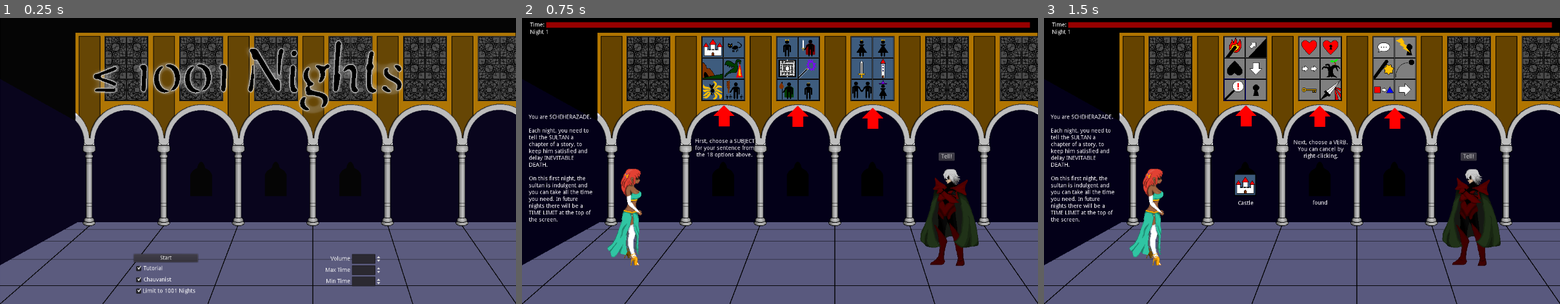
Above: before the commit, frames 1-3 (left to right).
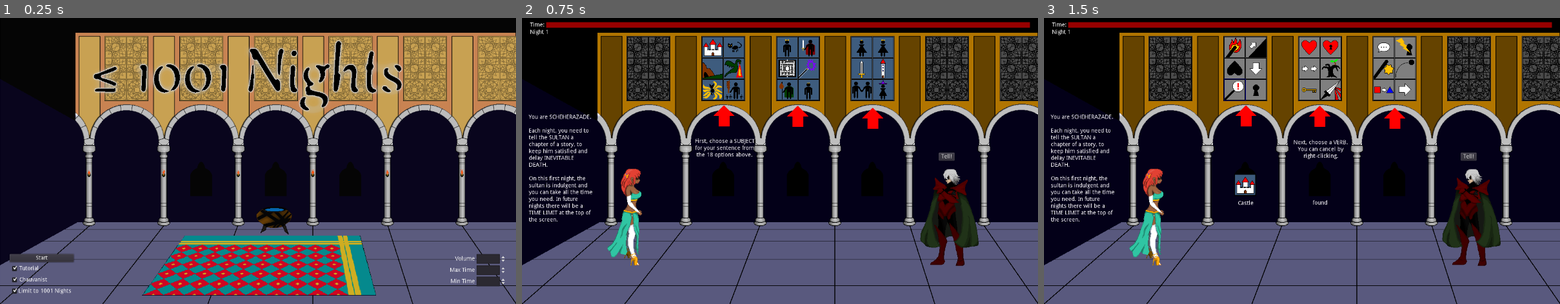
Above: after the commit, the same moments.

Repository: alpacanumerals/LD50
Game: Godot game, scene res://TitleScreen.tscn
Two runs of this game, one before a commit and one after it. Both use one fixed random seed, a clock stepped at 60 frames per second and the inputs below.
Inputs (mouse positions are in pixels of both pictures, inside the frame that each line leads up to):
- Up to frame 1 (0.25 s): no input
- Up to frame 2 (0.75 s): click "Start" at 0.5 s
- Up to frame 3 (1.5 s): tap Enter at 1.25 s; drag from (1234, 46) to (1245, 183) at 1.27 s

The runs differ from the first frame. In frame 1, 31% of the frame differs, in the area x 1-100%, y 5-98%; in frame 2, nothing differs; in frame 3, nothing differs.

Commit message:
fire and water anims on title

Diff:
--- a/TitleScreen.tscn
+++ b/TitleScreen.tscn
@@ -1,10 +1,154 @@
-[gd_scene load_steps=6 format=2]
+[gd_scene load_steps=36 format=2]
 
 [ext_resource path="res://TitleScreen.gd" type="Script" id=1]
 [ext_resource path="res://assets/title.png" type="Texture" id=2]
-[ext_resource path="res://assets/chamber.png" type="Texture" id=3]
+[ext_resource path="res://assets/chamber-title.png" type="Texture" id=3]
 [ext_resource path="res://min_time_spin.gd" type="Script" id=4]
 [ext_resource path="res://max_time_spin.gd" type="Script" id=5]
+[ext_resource path="res://firesprite.gd" type="Script" id=6]
+[ext_resource path="res://assets/droplet.png" type="Texture" id=7]
+[ext_resource path="res://assets/Flame.png" type="Texture" id=8]
+
+[sub_resource type="AtlasTexture" id=1]
+flags = 4
+atlas = ExtResource( 7 )
+region = Rect2( 0, 0, 46, 48 )
+
+[sub_resource type="AtlasTexture" id=2]
+flags = 4
+atlas = ExtResource( 7 )
+region = Rect2( 46, 0, 46, 48 )
+
+[sub_resource type="AtlasTexture" id=3]
+flags = 4
+atlas = ExtResource( 7 )
+region = Rect2( 92, 0, 46, 48 )
+
+[sub_resource type="AtlasTexture" id=4]
+flags = 4
+atlas = ExtResource( 7 )
+region = Rect2( 138, 0, 46, 48 )
+
+[sub_resource type="AtlasTexture" id=5]
+flags = 4
+atlas = ExtResource( 7 )
+region = Rect2( 184, 0, 46, 48 )
+
+[sub_resource type="AtlasTexture" id=6]
+flags = 4
+atlas = ExtResource( 7 )
+region = Rect2( 230, 0, 46, 48 )
+
+[sub_resource type="AtlasTexture" id=7]
+flags = 4
+atlas = ExtResource( 7 )
+region = Rect2( 276, 0, 46, 48 )
+
+[sub_resource type="AtlasTexture" id=8]
+flags = 4
+atlas = ExtResource( 7 )
+region = Rect2( 322, 0, 46, 48 )
+
+[sub_resource type="AtlasTexture" id=9]
+flags = 4
+atlas = ExtResource( 7 )
+region = Rect2( 368, 0, 46, 48 )
+
+[sub_resource type="AtlasTexture" id=10]
+flags = 4
+atlas = ExtResource( 7 )
+region = Rect2( 414, 0, 46, 48 )
+
+[sub_resource type="SpriteFrames" id=11]
+animations = [ {
+"frames": [ SubResource( 1 ), SubResource( 2 ), SubResource( 3 ), SubResource( 4 ), SubResource( 5 ), SubResource( 6 ), SubResource( 7 ), SubResource( 8 ), SubResource( 9 ), SubResource( 10 ), SubResource( 10 ), SubResource( 10 ), SubResource( 10 ), SubResource( 10 ), SubResource( 10 ), SubResource( 10 ), SubResource( 10 ), SubResource( 10 ), SubResource( 10 ), SubResource( 10 ), SubResource( 10 ), SubResource( 10 ), SubResource( 10 ), SubResource( 10 ), SubResource( 10 ), SubResource( 10 ), SubResource( 10 ), SubResource( 10 ), SubResource( 10 ), SubResource( 10 ), SubResource( 10 ), SubResource( 10 ), SubResource( 10 ), SubResource( 10 ), SubResource( 10 ), SubResource( 10 ), SubResource( 10 ), SubResource( 10 ), SubResource( 10 ), SubResource( 10 ), SubResource( 10 ), SubResource( 10 ), SubResource( 10 ), SubResource( 10 ), SubResource( 10 ), SubResource( 10 ), SubResource( 10 ), SubResource( 10 ), SubResource( 10 ), SubResource( 10 ), SubResource( 10 ) ],
+"loop": true,
+"name": "default",
+"speed": 5.0
+} ]
+
+[sub_resource type="AtlasTexture" id=12]
+flags = 4
+atlas = ExtResource( 8 )
+region = Rect2( 0, 0, 6, 12 )
+
+[sub_resource type="AtlasTexture" id=13]
+flags = 4
+atlas = ExtResource( 8 )
+region = Rect2( 6, 0, 6, 12 )
+
+[sub_resource type="AtlasTexture" id=14]
+flags = 4
+atlas = ExtResource( 8 )
+region = Rect2( 12, 0, 6, 12 )
+
+[sub_resource type="AtlasTexture" id=15]
+flags = 4
+atlas = ExtResource( 8 )
+region = Rect2( 18, 0, 6, 12 )
+
+[sub_resource type="AtlasTexture" id=16]
+flags = 4
+atlas = ExtResource( 8 )
+region = Rect2( 24, 0, 6, 12 )
+
+[sub_resource type="AtlasTexture" id=17]
+flags = 4
+atlas = ExtResource( 8 )
+region = Rect2( 0, 12, 6, 12 )
+
+[sub_resource type="AtlasTexture" id=18]
+flags = 4
+atlas = ExtResource( 8 )
+region = Rect2( 6, 12, 6, 12 )
+
+[sub_resource type="AtlasTexture" id=19]
+flags = 4
+atlas = ExtResource( 8 )
+region = Rect2( 12, 12, 6, 12 )
+
+[sub_resource type="AtlasTexture" id=20]
+flags = 4
+atlas = ExtResource( 8 )
+region = Rect2( 18, 12, 6, 12 )
+
+[sub_resource type="AtlasTexture" id=21]
+flags = 4
+atlas = ExtResource( 8 )
+region = Rect2( 24, 12, 6, 12 )
+
+[sub_resource type="AtlasTexture" id=22]
+flags = 4
+atlas = ExtResource( 8 )
+region = Rect2( 0, 24, 6, 12 )
+
+[sub_resource type="AtlasTexture" id=23]
+flags = 4
+atlas = ExtResource( 8 )
+region = Rect2( 6, 24, 6, 12 )
+
+[sub_resource type="AtlasTexture" id=24]
+flags = 4
+atlas = ExtResource( 8 )
+region = Rect2( 12, 24, 6, 12 )
+
+[sub_resource type="AtlasTexture" id=25]
+flags = 4
+atlas = ExtResource( 8 )
+region = Rect2( 18, 24, 6, 12 )
+
+[sub_resource type="AtlasTexture" id=26]
+flags = 4
+atlas = ExtResource( 8 )
+region = Rect2( 24, 24, 6, 12 )
+
+[sub_resource type="SpriteFrames" id=27]
+animations = [ {
+"frames": [ SubResource( 12 ), SubResource( 13 ), SubResource( 14 ), SubResource( 15 ), SubResource( 16 ), SubResource( 17 ), SubResource( 18 ), SubResource( 19 ), SubResource( 20 ), SubResource( 21 ), SubResource( 22 ), SubResource( 23 ), SubResource( 24 ), SubResource( 25 ), SubResource( 26 ) ],
+"loop": true,
+"name": "default",
+"speed": 5.0
+} ]
 
 [node name="TitleScreen" type="MarginContainer"]
 anchor_right = 1.0
@@ -34,13 +178,11 @@
 margin_bottom = 680.0
 
 [node name="VBoxContainer" type="VBoxContainer" parent="VBoxContainer/HBoxContainer"]
-margin_right = 308.0
-margin_bottom = 104.0
-size_flags_horizontal = 3
+margin_bottom = 104.0
 
 [node name="VBoxContainer2" type="VBoxContainer" parent="VBoxContainer/HBoxContainer"]
-margin_left = 312.0
-margin_right = 471.0
+margin_left = 4.0
+margin_right = 163.0
 margin_bottom = 104.0
 
 [node name="StartButton" type="Button" parent="VBoxContainer/HBoxContainer/VBoxContainer2"]
@@ -71,14 +213,14 @@
 align = 1
 
 [node name="VBoxContainer3" type="VBoxContainer" parent="VBoxContainer/HBoxContainer"]
-margin_left = 475.0
-margin_right = 783.0
+margin_left = 167.0
+margin_right = 1092.0
 margin_bottom = 104.0
 size_flags_horizontal = 3
 
 [node name="VBoxContainer4" type="VBoxContainer" parent="VBoxContainer/HBoxContainer"]
-margin_left = 787.0
-margin_right = 927.0
+margin_left = 1096.0
+margin_right = 1236.0
 margin_bottom = 104.0
 
 [node name="VolumeBox" type="HBoxContainer" parent="VBoxContainer/HBoxContainer/VBoxContainer4"]
@@ -144,16 +286,56 @@
 script = ExtResource( 4 )
 
 [node name="VBoxContainer5" type="VBoxContainer" parent="VBoxContainer/HBoxContainer"]
-margin_left = 931.0
+margin_left = 1240.0
 margin_right = 1240.0
 margin_bottom = 104.0
-size_flags_horizontal = 3
 
 [node name="Sprite" type="Sprite" parent="."]
 z_index = -1
 texture = ExtResource( 3 )
 centered = false
 offset = Vector2( -20, -20 )
+
+[node name="AnimatedSprite" type="AnimatedSprite" parent="Sprite"]
+position = Vector2( 662, 485 )
+frames = SubResource( 11 )
+frame = 27
+playing = true
+
+[node name="FireSprite1" type="AnimatedSprite" parent="Sprite"]
+position = Vector2( 201, 372 )
+frames = SubResource( 27 )
+script = ExtResource( 6 )
+
+[node name="FireSprite2" type="AnimatedSprite" parent="Sprite"]
+position = Vector2( 386, 372 )
+frames = SubResource( 27 )
+frame = 7
+script = ExtResource( 6 )
+
+[node name="FireSprite3" type="AnimatedSprite" parent="Sprite"]
+position = Vector2( 571, 372 )
+frames = SubResource( 27 )
+frame = 2
+script = ExtResource( 6 )
+
+[node name="FireSprite4" type="AnimatedSprite" parent="Sprite"]
+position = Vector2( 756, 372 )
+frames = SubResource( 27 )
+frame = 10
+script = ExtResource( 6 )
+
+[node name="FireSprite5" type="AnimatedSprite" parent="Sprite"]
+position = Vector2( 941, 372 )
+frames = SubResource( 27 )
+frame = 5
+script = ExtResource( 6 )
+
+[node name="FireSprite6" type="AnimatedSprite" parent="Sprite"]
+position = Vector2( 1126, 372 )
+frames = SubResource( 27 )
+frame = 12
+script = ExtResource( 6 )
 
 [connection signal="max_time_changed" from="." to="VBoxContainer/HBoxContainer/VBoxContainer4/MinTimeBox/MinSpinBox" method="_on_TitleScreen_max_time_changed"]
 [connection signal="min_time_changed" from="." to="VBoxContainer/HBoxContainer/VBoxContainer4/MaxTimeBox/MaxSpinBox" method="_on_TitleScreen_min_time_changed"]
--- /dev/null
+++ b/firesprite.gd
@@ -0,0 +1,4 @@
+extends AnimatedSprite
+
+func _ready():
+    play()
Not shown, added: assets/Flame.png.import
Not shown, added: assets/chamber-title.png.import
Not shown, added: assets/droplet.png.import
